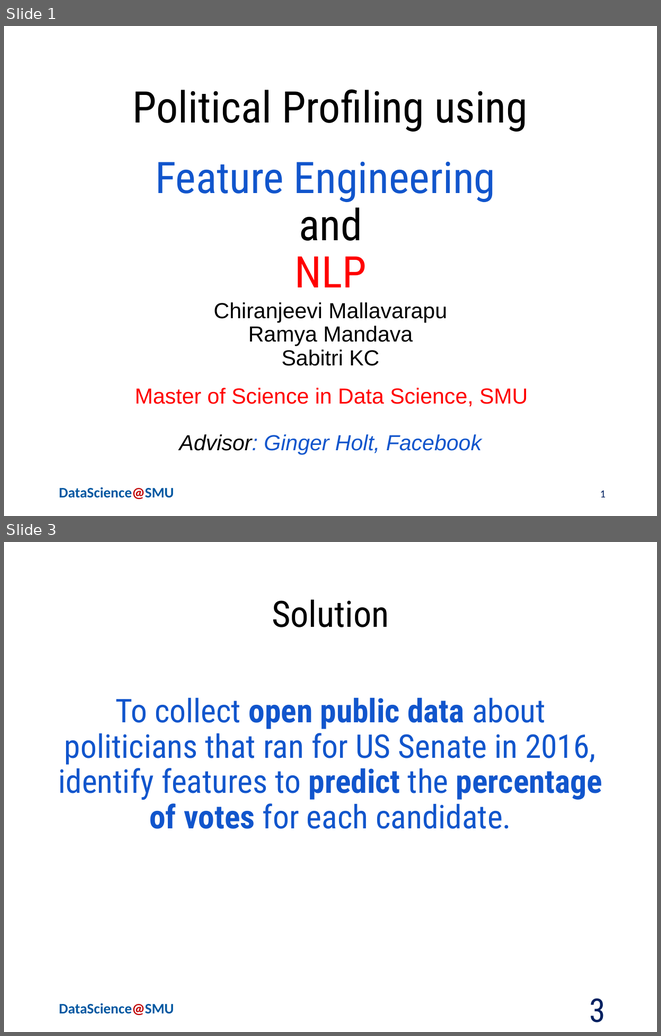
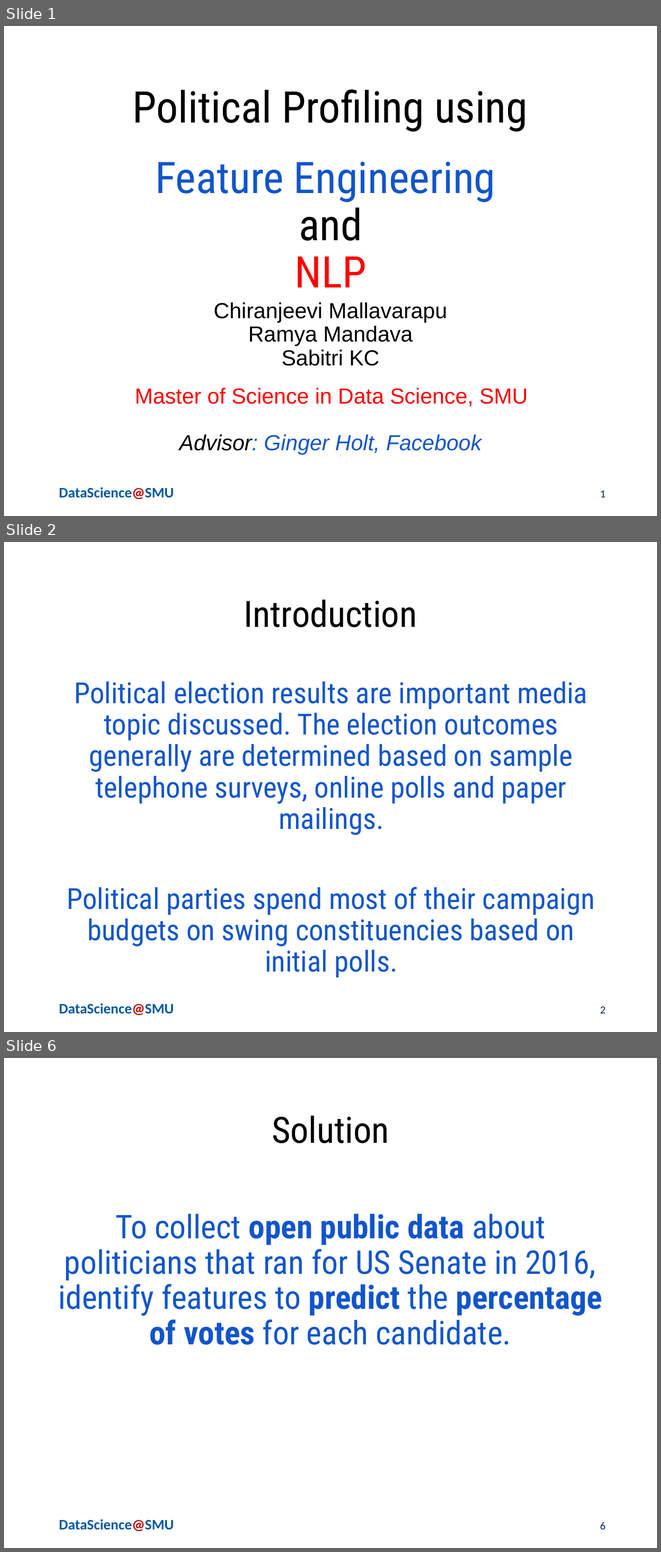
Before and after one commit to ChiruGit/Capstone, a slide deck: PoliticalProfiling-NLP+FeatureEngg-MSDSSMU-Fall2018.pptx. Shown one above the other, each under a label of ours: slides 1 and 3 before the commit, slides 1, 2 and 6 after it; the slides between them are not shown. The pictures are 661x1036 and 661x1552 pixels, drawn with LibreOffice and Linux fonts; fonts in the diff are those of the drawing; background and template pictures are left out. Boxes give left, top, right and bottom in pixels: in the first picture for what was removed or moved away, otherwise in the second. Text is boxed around its words. In the diff, an @@ line names an element or a change of style, - is before the commit and + after.

```diff
--- a/PoliticalProfiling-NLP+FeatureEngg-MSDSSMU-Fall2018.pptx
+++ b/PoliticalProfiling-NLP+FeatureEngg-MSDSSMU-Fall2018.pptx
@@ slide 2 added at (x1=4, y1=542, x2=657, y2=1032), background #FFFFFF; not listed: 1 template element that a slide beside it also shows @@
@@ title added at (x1=244, y1=599, x2=417, y2=627), 40 pt, text #000000 @@
+Introduction
@@ text added at (x1=67, y1=681, x2=595, y2=946), 32 pt, text #1155CC @@
+Political election results are important media topic discussed. The election outcomes generally are determined based on sample telephone surveys, online polls and paper mailings.
+Political parties spend most of their campaign budgets on swing constituencies based on initial polls.
@@ page number added at (x1=600, y1=1006, x2=606, y2=1013), 12 pt, text #002060 @@
+2
@@ what was slide 3 is now slide 6 @@
@@ page number at (x1=600, y1=1522, x2=606, y2=1529): text changed; size 36 to 12 pt; font Roboto Condensed to Calibri @@
-3
+6
```
Also in this commit, not shown: 5 slides changed, 12 other slides added, 1 slide removed, 1 other file.
